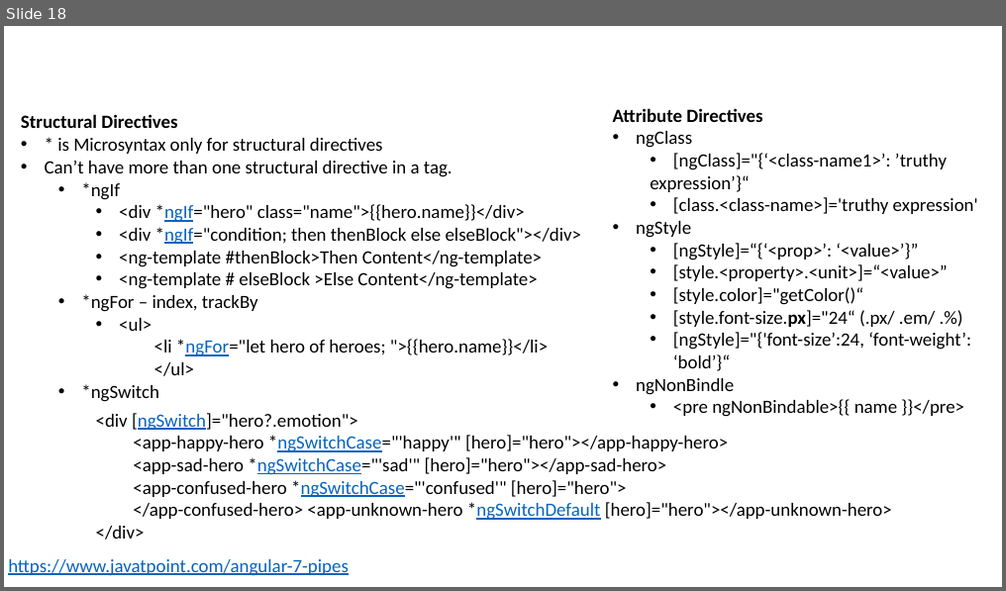
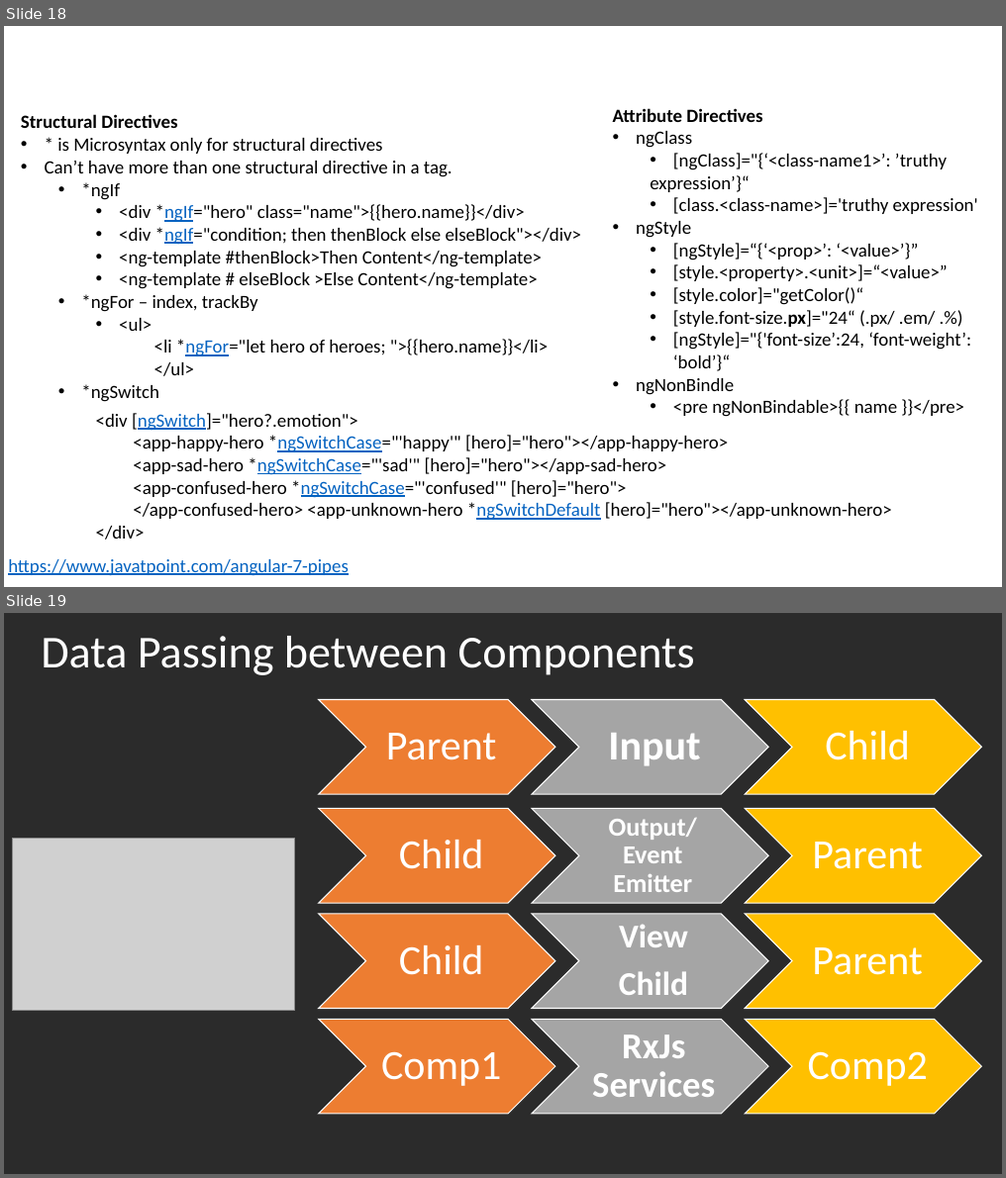
Before and after one commit to pradeepn/training, a slide deck: demo-ng/training-materials/Telliant - Web-Angular-Typescript.pptx. Shown one above the other, each under a label of ours: slide 18 before the commit, slides 18 and 19 after it. The pictures are 1006x591 and 1006x1178 pixels, drawn with LibreOffice and Linux fonts; fonts in the diff are those of the drawing; grey boxes stand for pictures; background and template pictures are left out; a plain dark background stands for a picture behind light text. Boxes give left, top, right and bottom in pixels: in the first picture for what was removed or moved away, otherwise in the second. Text is boxed around its words. In the diff, an @@ line names an element or a change of style, - is before the commit and + after.

```diff
--- a/demo-ng/training-materials/Telliant - Web-Angular-Typescript.pptx
+++ b/demo-ng/training-materials/Telliant - Web-Angular-Typescript.pptx
@@ slide 19 added at bbox=[4, 613, 1002, 1174], background picture (left out) @@
@@ title added at bbox=[41, 636, 695, 675], 44 pt, text #FFFFFF @@
+Data Passing between Components
@@ group added at bbox=[319, 700, 982, 795]: 3 chevrons, 3 texts @@
+Parent
+Input
+Child
@@ picture added at bbox=[12, 839, 294, 1011] @@
@@ group added at bbox=[319, 808, 982, 903]: 3 chevrons, 3 texts @@
+Child
+Output/ Event Emitter
+Parent
@@ group added at bbox=[319, 914, 982, 1009]: 3 chevrons, 3 texts @@
+Child
+View
+Child
+Parent
@@ group added at bbox=[319, 1020, 982, 1115]: 3 chevrons, 3 texts @@
+Comp1
+RxJs Services
+Comp2
```
Also in this commit, not shown: 1 slide changed, 2 other slides added, 2 slides removed, 25 other files.
